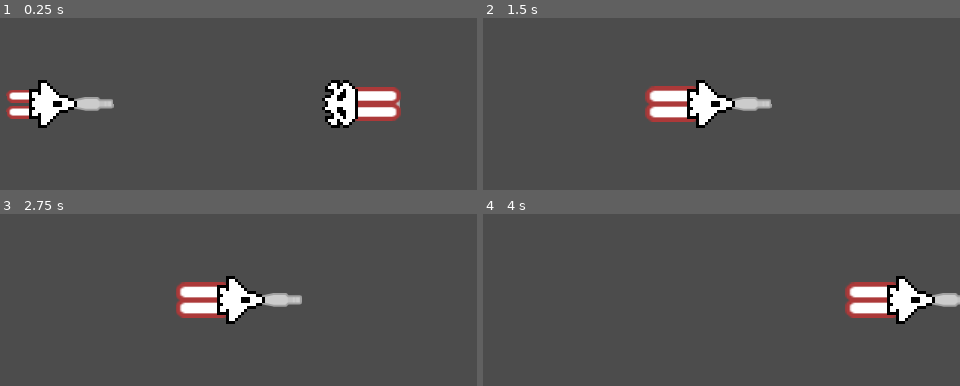
Above: before the commit, frames 1-4 (two rows, left to right).
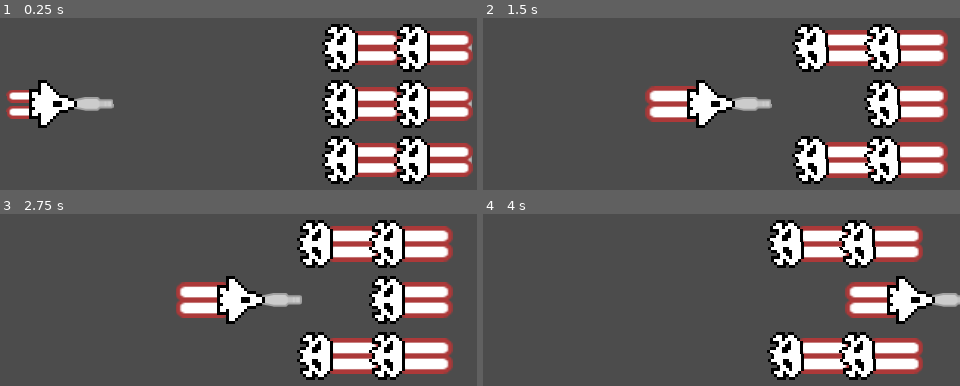
Above: after the commit, the same moments.

Repository: fguillen/FlyingCandies
Game: Godot game, scene res://SpaceShooterScene.tscn
Two runs of this game, one before a commit and one after it. Both use one fixed random seed, a clock stepped at 60 frames per second and the inputs below.
Inputs:
- Up to frame 1 (0.25 s): no input
- Up to frame 2 (1.5 s): tap Enter (ui_accept) at 0.5, 0.77 s; hold Right (ui_right) from 0.53 s (still down)
- Up to frame 3 (2.75 s): tap Enter (ui_accept) at 1.52 s; release Right (ui_right) at 2.03 s; hold Left (ui_left) from 2.03 s (still down)
- Up to frame 4 (4 s): release Left (ui_left) at 2.78 s; hold Right (ui_right) from 2.78 s (still down); tap Enter (ui_accept) at 3.02, 3.77 s

The runs differ from the first frame. In frame 1, 17% of the frame differs, in the area x 67-100%, y 3-97%; in frame 2, 18%; in frame 3, 18%, in the area x 62-95%, y 3-97%; in frame 4, 14%.

Commit message:
Feedback Impact

Diff:
--- /dev/null
+++ b/Character/Feedback/Feedback.gd
@@ -0,0 +1,5 @@
+class_name Feedback
+extends Node2D
+
+func perform(_position:Vector2):
+	pass
--- /dev/null
+++ b/Character/Feedback/FeedbackImpact.gd
@@ -0,0 +1,19 @@
+class_name FeedbackImpact
+extends Feedback
+
+onready var particles: = $Particles
+
+func _ready():
+	print("particles: ", particles)
+	assert(particles != null)
+	particles.get_parent().remove_child(particles)
+	get_tree().current_scene.add_child(particles)
+
+func perform(position:Vector2):
+	particles.global_position = position
+	print("Emitting particles: ", position)
+	particles.emitting = true
+
+
+func _on_ProjectileLaser_hit(position:Vector2):
+	perform(position)
--- /dev/null
+++ b/Character/Feedback/FeedbackImpact.tscn
@@ -0,0 +1,30 @@
+[gd_scene load_steps=5 format=2]
+
+[ext_resource path="res://Assets/Circle.png" type="Texture" id=1]
+[ext_resource path="res://Character/Feedback/FeedbackImpact.gd" type="Script" id=2]
+
+[sub_resource type="CanvasItemMaterial" id=1]
+
+[sub_resource type="Curve" id=2]
+_data = [ Vector2( 0.0364807, 1 ), 0.0, -0.108876, 0, 0, Vector2( 0.435622, 0.531419 ), -4.26817, 0.0, 0, 0, Vector2( 0.982833, 0.175563 ), -2.72883, 0.0, 0, 0 ]
+
+[node name="FeedbackImpact" type="Node2D"]
+script = ExtResource( 2 )
+
+[node name="Particles" type="CPUParticles2D" parent="."]
+material = SubResource( 1 )
+rotation = 0.000824572
+z_index = 10
+emitting = false
+amount = 3
+lifetime = 0.2
+one_shot = true
+explosiveness = 1.0
+local_coords = false
+texture = ExtResource( 1 )
+emission_shape = 1
+emission_sphere_radius = 10.0
+direction = Vector2( 0, 0 )
+gravity = Vector2( 0, 0 )
+scale_amount = 3.0
+scale_amount_curve = SubResource( 2 )
--- a/Character/Projectile.gd
+++ b/Character/Projectile.gd
@@ -3,11 +3,24 @@
 
 export(int) var DAMAGE = 1
 
+onready var collision_shape: = $CollisionShape2D
+
+signal hit(position)
+
+
 func _ready():
-	var _i = connect("area_entered", self, "collision")
+	var _i = connect("area_entered", self, "on_collision")
 
-func collision(area:Area2D):
+
+func on_collision(area:Area2D):
 	print("Projectile collision with: ", area.get_class())
 
 	if area.get_class() == "Enemy":
 		area.get_hit(DAMAGE)
+		emit_signal("hit", collision_position(area))
+
+	queue_free()
+
+
+func collision_position(_area:Area2D) -> Vector2:
+	return global_position
--- a/Enemy.tscn
+++ b/Enemy.tscn
@@ -15,6 +15,7 @@
 [ext_resource path="res://Character/States/StateDead.gd" type="Script" id=13]
 
 [sub_resource type="RectangleShape2D" id=1]
+extents = Vector2( 16.9847, 23 )
 
 [sub_resource type="Animation" id=4]
 resource_name = "Dead"
@@ -147,7 +148,8 @@
 texture = ExtResource( 1 )
 
 [node name="CollisionShape2D" type="CollisionShape2D" parent="."]
-position = Vector2( -1, 5 )
+position = Vector2( -1.79351e-10, -9.53676e-07 )
+scale = Vector2( 1, 1 )
 shape = SubResource( 1 )
 
 [node name="AnimationPlayer" type="AnimationPlayer" parent="."]
--- a/Player.tscn
+++ b/Player.tscn
@@ -13,6 +13,7 @@
 [ext_resource path="res://Character/DamageManager.gd" type="Script" id=11]
 
 [sub_resource type="RectangleShape2D" id=1]
+extents = Vector2( 20.4898, 15.014 )
 
 [sub_resource type="Animation" id=4]
 resource_name = "Dead"
@@ -107,7 +108,8 @@
 texture = ExtResource( 1 )
 
 [node name="CollisionShape2D" type="CollisionShape2D" parent="."]
-position = Vector2( -1, 5 )
+position = Vector2( -1.49106, -0.0140346 )
+scale = Vector2( 1, 1 )
 shape = SubResource( 1 )
 
 [node name="AnimationPlayer" type="AnimationPlayer" parent="."]
--- a/ProjectileLaser.tscn
+++ b/ProjectileLaser.tscn
@@ -1,12 +1,15 @@
-[gd_scene load_steps=4 format=2]
+[gd_scene load_steps=5 format=2]
 
 [ext_resource path="res://Assets/Bullet.png" type="Texture" id=1]
 [ext_resource path="res://ProjectileLaser.gd" type="Script" id=2]
+[ext_resource path="res://Character/Feedback/FeedbackImpact.tscn" type="PackedScene" id=3]
 
 [sub_resource type="CircleShape2D" id=1]
 
 [node name="ProjectileLaser" type="Area2D"]
 script = ExtResource( 2 )
+
+[node name="FeedbackImpact" parent="." instance=ExtResource( 3 )]
 
 [node name="Sprite" type="Sprite" parent="."]
 scale = Vector2( 3, 3 )
@@ -15,3 +18,5 @@
 [node name="CollisionShape2D" type="CollisionShape2D" parent="."]
 position = Vector2( 5, 0 )
 shape = SubResource( 1 )
+
+[connection signal="hit" from="." to="FeedbackImpact" method="_on_ProjectileLaser_hit"]
--- a/SpaceShooterScene.tscn
+++ b/SpaceShooterScene.tscn
@@ -10,3 +10,18 @@
 
 [node name="Enemy" parent="." instance=ExtResource( 2 )]
 position = Vector2( 504, 208 )
+
+[node name="Enemy2" parent="." instance=ExtResource( 2 )]
+position = Vector2( 504, 152 )
+
+[node name="Enemy3" parent="." instance=ExtResource( 2 )]
+position = Vector2( 504, 264 )
+
+[node name="Enemy4" parent="." instance=ExtResource( 2 )]
+position = Vector2( 576, 152 )
+
+[node name="Enemy5" parent="." instance=ExtResource( 2 )]
+position = Vector2( 576, 208 )
+
+[node name="Enemy6" parent="." instance=ExtResource( 2 )]
+position = Vector2( 576, 264 )
--- a/project.godot
+++ b/project.godot
@@ -33,6 +33,16 @@
 "class": "Enemy",
 "language": "GDScript",
 "path": "res://Enemy.gd"
+}, {
+"base": "Node2D",
+"class": "Feedback",
+"language": "GDScript",
+"path": "res://Character/Feedback/Feedback.gd"
+}, {
+"base": "Feedback",
+"class": "FeedbackImpact",
+"language": "GDScript",
+"path": "res://Character/Feedback/FeedbackImpact.gd"
 }, {
 "base": "Node",
 "class": "InputManager",
@@ -115,6 +125,8 @@
 "Cupcake": "",
 "DamageManager": "",
 "Enemy": "",
+"Feedback": "",
+"FeedbackImpact": "",
 "InputManager": "",
 "InputManagerCharacter": "",
 "MovementManager": "",
Binary file added: Assets/Circle.png
Not shown, added: Assets/Circle.png.import
